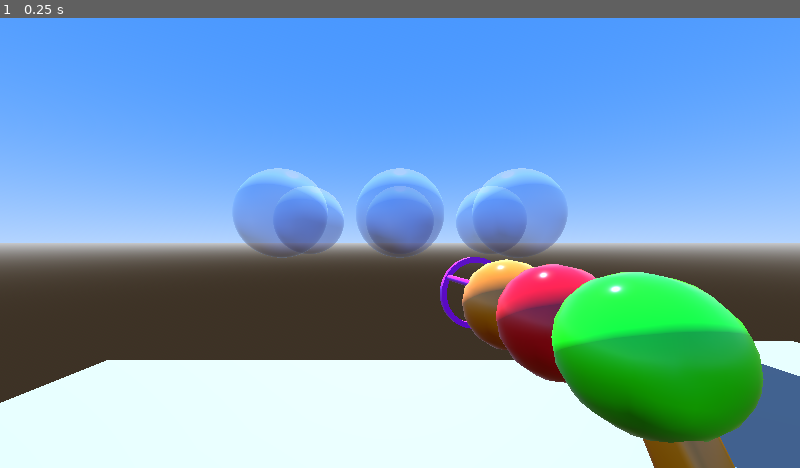
Above: before the commit, frame 1.
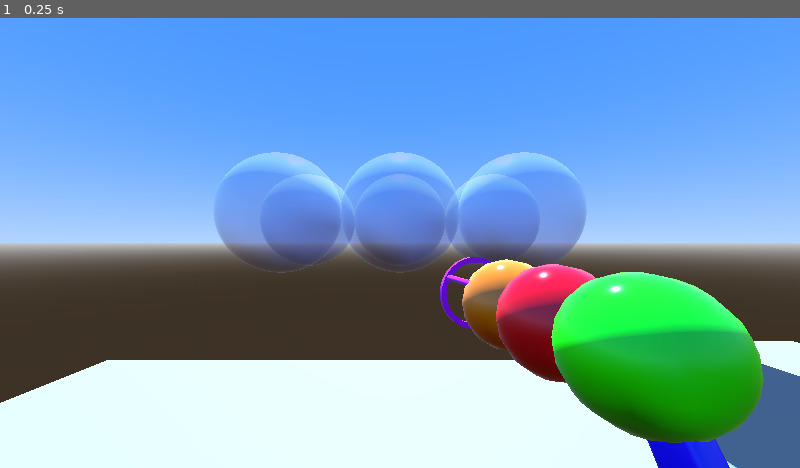
Above: after the commit, the same moment.

Repository: ericsnekbytes/GGJ-2025-Bubble-Forager
Game: Godot game, scene res://levels/bubble_hunt.tscn
The game is run twice, just before and just after one commit, with the same random seed, the same clock (stepped at 60 frames per second) and the same inputs.
Inputs:
- Up to frame 1 (0.25 s): no input

The runs differ from the first frame. In frame 1, 4.9% of the frame differs, in the area x 26-92%, y 29-100%.

Commit message:
Added weapon swap.

Diff:
--- a/player/player.gd
+++ b/player/player.gd
@@ -23,11 +23,13 @@
 var jump_vector = Vector3(0, jump_strength, 0)
 @onready var jump_timer = $JumpTimer
 # ....
-@onready var active_weapon = $Camera3D/WeaponPivot/GunBubble.weapon_id
-@onready var weapons = {
-	$Camera3D/WeaponPivot/GunHairDryer.weapon_id: $Camera3D/WeaponPivot/GunHairDryer,
-	$Camera3D/WeaponPivot/GunBubble.weapon_id: $Camera3D/WeaponPivot/GunBubble,
-}
+@onready var gun_hair_dryer = $Camera3D/WeaponPivot/GunHairDryer
+@onready var gun_bubble = $Camera3D/WeaponPivot/GunBubble
+#@onready var active_weapon = $Camera3D/WeaponPivot/GunBubble.weapon_id
+#@onready var weapons = {
+	#$Camera3D/WeaponPivot/GunHairDryer.weapon_id: $Camera3D/WeaponPivot/GunHairDryer,
+	#$Camera3D/WeaponPivot/GunBubble.weapon_id: $Camera3D/WeaponPivot/GunBubble,
+#}
 
 
 func _unhandled_input(event):
@@ -40,6 +42,19 @@
 			if current_time - last_jump_timestamp > jump_cooldown:
 				jump_timer.start()
 			last_jump_timestamp = current_time
+		if event.is_pressed() and event.is_action('swap_gun'):
+			if not gun_hair_dryer.visible:
+				gun_hair_dryer.show()
+				gun_hair_dryer.start_process = true
+
+				gun_bubble.start_process = false
+				gun_bubble.hide()
+			else:
+				gun_hair_dryer.hide()
+				gun_hair_dryer.start_process = false
+
+				gun_bubble.start_process = true
+				gun_bubble.show()
 
 
 func _physics_process(delta):
--- a/player/player.tscn
+++ b/player/player.tscn
@@ -30,6 +30,7 @@
 transform = Transform3D(-0.537126, 0, 2.31346, 0, 2.375, 0, -2.31346, 0, -0.537126, 0.738559, -0.329864, -0.905614)
 
 [node name="GunHairDryer" parent="Camera3D/WeaponPivot" instance=ExtResource("2_6leki")]
+visible = false
 
 [node name="GunBubble" parent="Camera3D/WeaponPivot" instance=ExtResource("3_tbwkj")]
 
--- a/project.godot
+++ b/project.godot
@@ -89,6 +89,11 @@
 "events": [Object(InputEventJoypadButton,"resource_local_to_scene":false,"resource_name":"","device":-1,"button_index":9,"pressure":0.0,"pressed":false,"script":null)
 ]
 }
+swap_gun={
+"deadzone": 0.5,
+"events": [Object(InputEventJoypadButton,"resource_local_to_scene":false,"resource_name":"","device":-1,"button_index":3,"pressure":0.0,"pressed":false,"script":null)
+]
+}
 
 [layer_names]
 
--- a/weapons/bubble_bullet.tscn
+++ b/weapons/bubble_bullet.tscn
@@ -8,11 +8,11 @@
 roughness = 0.18
 
 [sub_resource type="SphereMesh" id="SphereMesh_0abv3"]
-radius = 0.75
-height = 1.5
+radius = 1.0
+height = 2.0
 
 [sub_resource type="SphereShape3D" id="SphereShape3D_64af6"]
-radius = 0.75
+radius = 1.0
 
 [node name="BubbleBullet" type="CharacterBody3D"]
 collision_layer = 4
--- a/weapons/gun_bubble.gd
+++ b/weapons/gun_bubble.gd
@@ -14,15 +14,16 @@
 
 
 func _input(event):
-	var player_device = InputHandler.get_player_device(owning_player.player_id)
-	#print('SH %s // %s // %s // %s' % [owning_player, player_device, event.device, event.is_action('rtrigger')])
-	if owning_player != null and player_device != null and event.device == player_device:
-		var pcam = owning_player.player_cam
-		if event.is_pressed() and event.is_action('rtrigger'):
-			#print('Shoot')
-			var bullet = bullet_scn.instantiate()
-			bullet.start_process = true
-			bullet_pivot.add_child(bullet)
-			bullet.global_basis = pcam.global_basis
-			bullet.global_position = pcam.global_position + pcam.global_basis.z.rotated(pcam.global_basis.y.normalized(), PI) * 3
-			bullet.velocity =  pcam.global_basis.z.rotated(pcam.global_basis.y.normalized(), PI) * bullet.MAX_SPEED
+	if start_process:
+		var player_device = InputHandler.get_player_device(owning_player.player_id)
+		#print('SH %s // %s // %s // %s' % [owning_player, player_device, event.device, event.is_action('rtrigger')])
+		if owning_player != null and player_device != null and event.device == player_device:
+			var pcam = owning_player.player_cam
+			if event.is_pressed() and event.is_action('rtrigger'):
+				#print('Shoot')
+				var bullet = bullet_scn.instantiate()
+				bullet.start_process = true
+				bullet_pivot.add_child(bullet)
+				bullet.global_basis = pcam.global_basis
+				bullet.global_position = pcam.global_position + pcam.global_basis.z.rotated(pcam.global_basis.y.normalized(), PI) * 3
+				bullet.velocity =  pcam.global_basis.z.rotated(pcam.global_basis.y.normalized(), PI) * bullet.MAX_SPEED
--- a/weapons/gun_hair_dryer.gd
+++ b/weapons/gun_hair_dryer.gd
@@ -2,6 +2,7 @@
 
 var owning_player = null
 var weapon_id = 'GUN_HAIR_DRYER'
+var start_process = false
 
 
 # Called when the node enters the scene tree for the first time.
